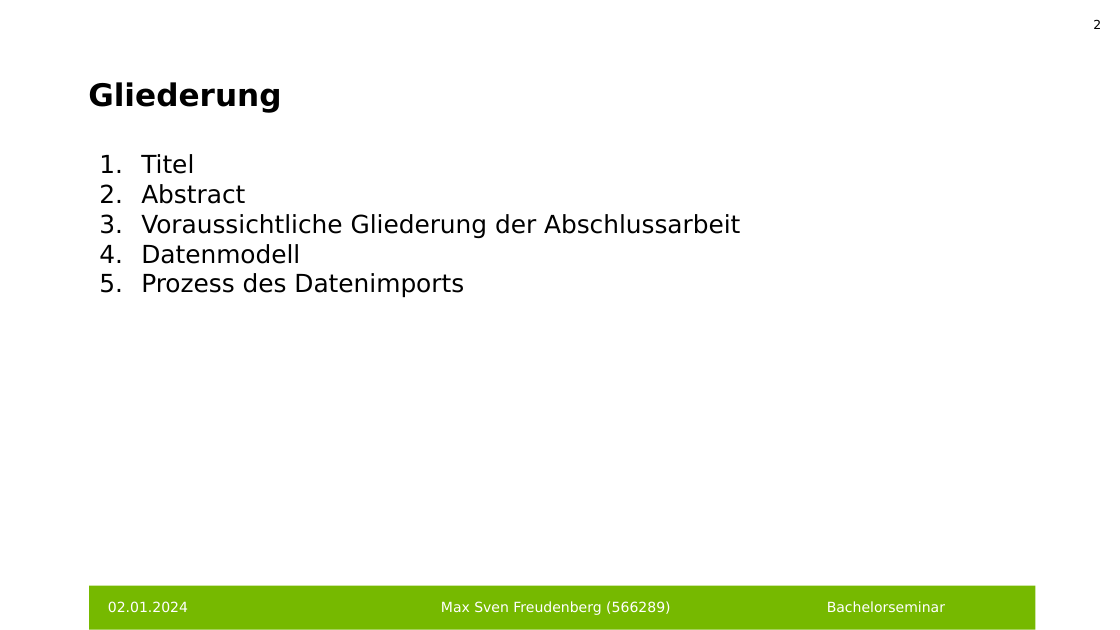
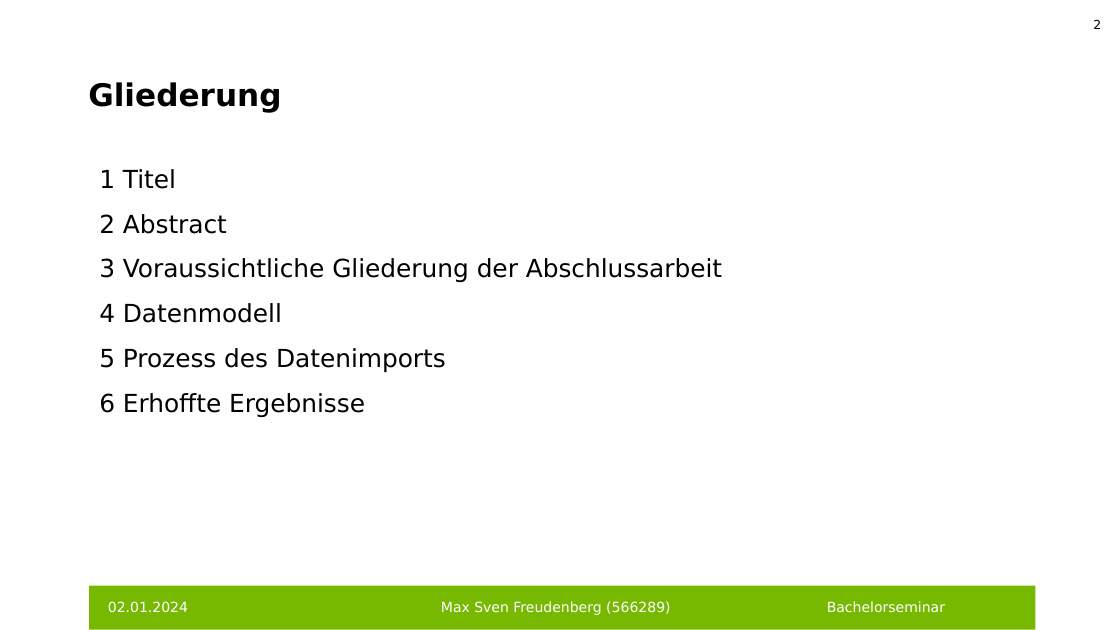
Before and after one commit to FreudenbergMax/Personalstammdatenbank, a slide deck: slide 2 of Präsentation Bacheloreminar Max Freudenberg.pptx. Drawn at 1120x630 pixels with LibreOffice and Linux fonts; fonts in the diff are those of the drawing; background and template pictures are left out. Boxes give left, top, right and bottom in pixels: in the first picture for what was removed or moved away, otherwise in the second. Text is boxed around its words. In the diff, an @@ line names an element or a change of style, - is before the commit and + after.

Commit message:
Folie 'Erhoffe Ergebnisse' für Bachelorseminar ergänzt

```diff
--- a/Präsentation Bacheloreminar Max Freudenberg.pptx
+++ b/Präsentation Bacheloreminar Max Freudenberg.pptx
@@ text at (99, 169, 722, 417): text changed @@
-1. Titel
-2. Abstract
-3. Voraussichtliche Gliederung der Abschlussarbeit
-4. Datenmodell
-5. Prozess des Datenimports
+1 Titel
+2 Abstract
+3 Voraussichtliche Gliederung der Abschlussarbeit
+4 Datenmodell
+5 Prozess des Datenimports
+6 Erhoffte Ergebnisse
```
Also in this commit, not shown: 8 other slides changed, 1 slide added, 1 other file.
